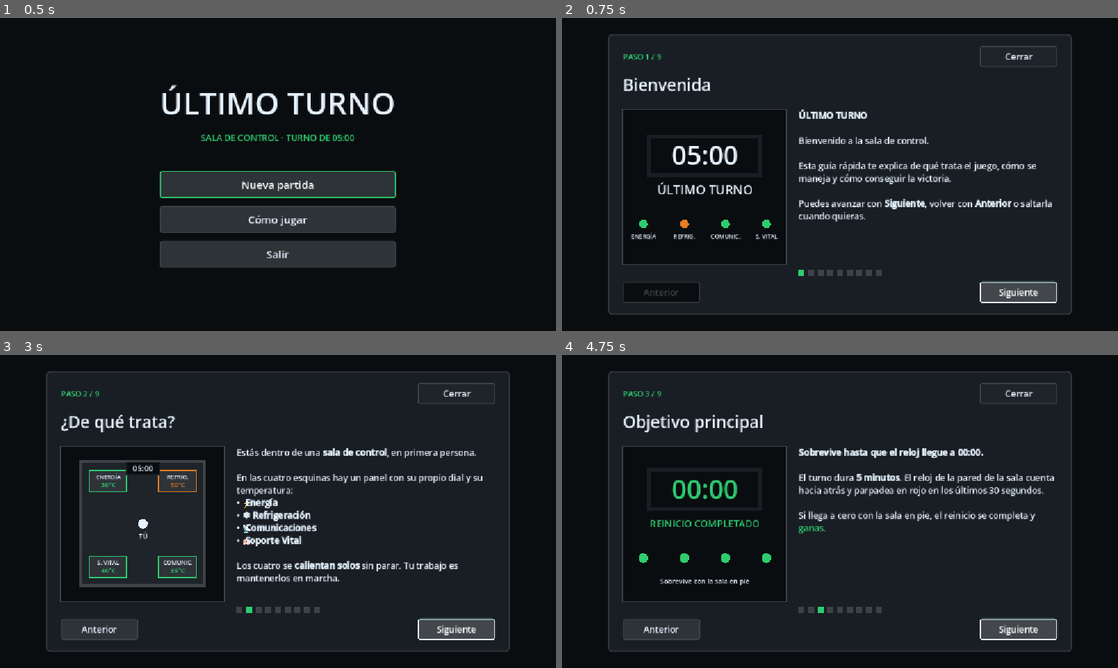
Above: before the commit, frames 1-4 (two rows, left to right).
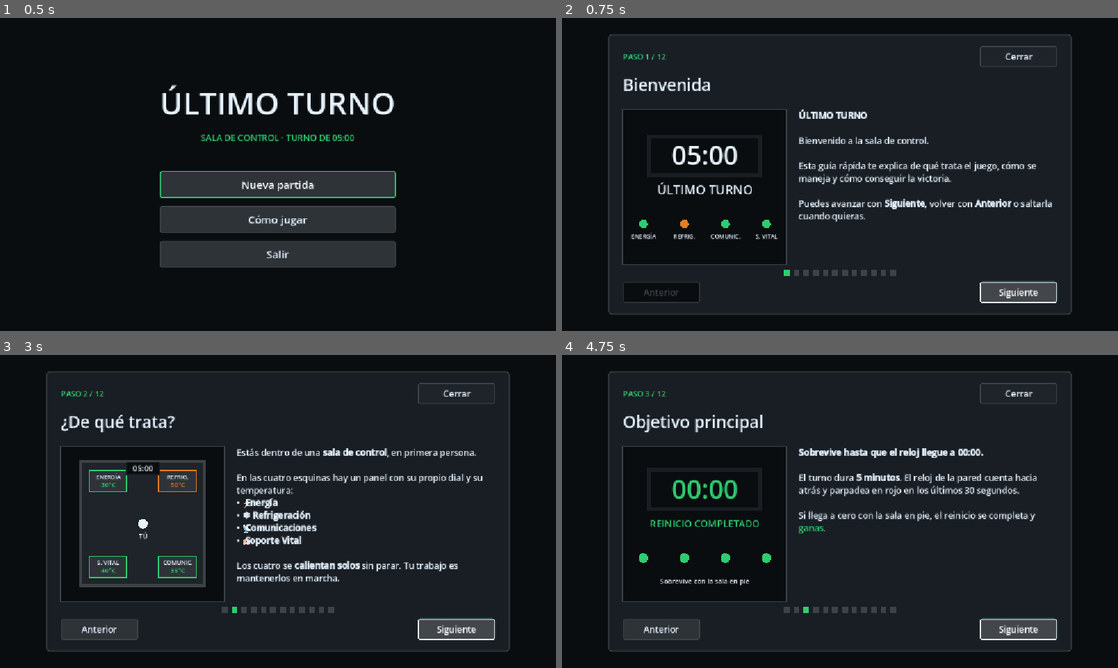
Above: after the commit, the same moments.

Repository: santiagotafur2026/ultimo-turno
Game: Godot game, scene res://menu.tscn
Same seed, same stepped clock (60 frames per second), same inputs: the game is played once before the commit and once after it.
Inputs (mouse positions are in pixels of both pictures, inside the frame that each line leads up to):
- Up to frame 1 (0.5 s): no input
- Up to frame 2 (0.75 s): click "Cómo jugar" at 0.5 s
- Up to frame 3 (3 s): click "Cerrar" at 1.25 s; click "Cómo jugar" at 2 s; click "Siguiente" at 2.75 s
- Up to frame 4 (4.75 s): click "Anterior" at 3.5 s; tap Enter at 4.25 s; move the mouse to (962, 495) at 4.27 s; press the mouse at (962, 495) at 4.28 s; hold D from 4.28 s (still down); tap Space at 4.52 s

Frame 1 is identical in both runs. In frame 2, 0.3% of the frame differs, in the area x 17-61%, y 11-83%; in frame 3, 0.3%; in frame 4, 1.2%, in the area x 17-89%, y 11-83%.

Commit message:
Añadir mecánicas de purga y tutorial
Añade un aturdimiento y efecto visual al fallar la purga crítica de enfriamiento. Amplía el tutorial con sanguijuelas térmicas, llave inglesa, extintor de CO₂ y nuevas instrucciones de juego.

Diff:
--- a/interactuar.gd
+++ b/interactuar.gd
@@ -207,6 +207,17 @@
 		zona_critica_max = zona_critica_min + 0.11
 		skill_check_resultado.emit(true, obj)
 		print(">>> ¡PURGA CRÍTICA EXITOSA en %s! -30°C de calor <<<" % obj.name)
+	else:
+		# ¡FALLO! Chispazo y aturdimiento
+		if pj != null and pj.has_method("aturdir"):
+			pj.aturdir(1.2)
+
+		var cam = get_viewport().get_camera_3d()
+		if cam and cam.has_method("sacudir"):
+			cam.sacudir(0.09, 0.45)
+
+		skill_check_resultado.emit(false, obj)
+		print(">>> ¡CHISPAZO POR FALLO DE TIMING! Jugador aturdido 1.2s <<<")
 
 func _cancelar_reinicio() -> void:
 	if esta_reiniciando or tiempo_reinicio > 0.0:
--- a/tutorial.gd
+++ b/tutorial.gd
@@ -136,7 +136,7 @@
 			"titulo": "Objetivo principal",
 			"ilustracion": "objetivo",
 			"texto": "[b]Sobrevive hasta que el reloj llegue a 00:00.[/b]\n\n"
-				+ "El turno dura [b]5 minutos[/b]. El reloj de la pared de la sala cuenta hacia atrás y parpadea en rojo en los últimos 30 segundos.\n\n"
+				+ "El turno dura [b]5 minutos[/b]. El reloj de la pared cuenta hacia atrás y parpadea en rojo en los últimos 30 segundos.\n\n"
 				+ "Si llega a cero con la sala en pie, el reinicio se completa y " + V + "ganas" + FIN + ".",
 		},
 		{
@@ -155,13 +155,14 @@
 				+ "[b]Shift[/b]: correr\n"
 				+ "[b]Clic izquierdo[/b] (mantener): enfriar el panel cercano\n"
 				+ "[b]Clic derecho[/b] (mantener): apuntar / acercar la vista\n"
-				+ "[b]E[/b] (mantener): reiniciar un panel apagado\n"
+				+ "[b]E[/b] (mantener): reiniciar un panel apagado / recoger herramienta\n"
+				+ "[b]Q[/b]: usar herramienta equipada (llave inglesa o extintor)\n"
 				+ "[b]F[/b]: pedir ayuda por radio\n"
 				+ "[b]Enter[/b]: reintentar cuando termina la partida\n"
 				+ "[b]Esc[/b]: liberar el cursor del ratón",
 		},
 		{
-			"titulo": "Mecánicas",
+			"titulo": "Mecánicas básicas",
 			"ilustracion": "mecanicas",
 			"texto": "[b]Colores del panel:[/b]\n"
 				+ V + "verde" + FIN + " menos de 50° · " + N + "naranja" + FIN + " desde 50° · " + R + "rojo" + FIN + " desde 90° (el LED parpadea).\n\n"
@@ -170,31 +171,66 @@
 				+ "[b]Alarmas:[/b] cada panel emite un sonido desde los 70°, más fuerte cuanto más se calienta.",
 		},
 		{
+			"titulo": "Purga crítica de enfriamiento",
+			"ilustracion": "mecanicas",
+			"texto": "Mientras mantienes el [b]clic izquierdo[/b] sobre un panel, aparece una " + V + "barra con un indicador en movimiento" + FIN + ".\n\n"
+				+ "• El indicador oscila de un lado a otro sobre la barra.\n"
+				+ "• Hay una " + V + "zona verde" + FIN + " marcada en la barra.\n\n"
+				+ "[b]¿Cómo funciona?[/b]\n"
+				+ "Suelta el clic en el momento exacto en que el indicador esté dentro de la " + V + "zona verde" + FIN + ".\n\n"
+				+ V + "✔ Acierto:" + FIN + " purga instantánea de [b]−30°C[/b] en ese panel.\n"
+				+ R + "✘ Fallo:" + FIN + " chispazo eléctrico — quedas [b]aturdido 1,2 segundos[/b] sin poder actuar.\n\n"
+				+ "La zona verde cambia de posición después de cada intento.",
+		},
+		{
+			"titulo": "Sanguijuelas térmicas",
+			"ilustracion": "mecanicas",
+			"texto": "Con el tiempo aparecen [b]sanguijuelas térmicas[/b]: pequeños parásitos que se adhieren al panel más caliente.\n\n"
+				+ "• Mientras están adheridas, " + R + "bloquean el enfriamiento normal" + FIN + " de ese panel y elevan su temperatura rápidamente.\n\n"
+				+ "[b]¿Cómo eliminarlas?[/b]\n"
+				+ "1. Recoge la [b]llave inglesa[/b] de la pared (pulsa [b]E[/b] cerca de su estación).\n"
+				+ "2. Acércate al panel afectado.\n"
+				+ "3. Pulsa [b]Q[/b] para golpear y destruir la sanguijuela.\n\n"
+				+ N + "⚠ Actúa rápido:" + FIN + " cuanto más tiempo permanezcan, más temperatura acumulan.",
+		},
+		{
+			"titulo": "Extintor de CO₂",
+			"ilustracion": "mecanicas",
+			"texto": "En la pared hay un [b]extintor de CO₂[/b] como recurso de emergencia.\n\n"
+				+ "• Recógelo pulsando [b]E[/b] cerca de su estación.\n"
+				+ "• Acércate a un panel en situación crítica y pulsa [b]Q[/b] para disparar una ráfaga.\n"
+				+ "• La ráfaga reduce [b]−35°C[/b] al instante en ese panel.\n\n"
+				+ N + "⚠ Solo tiene 3 cargas." + FIN + " Una vez agotado no se recarga durante la partida.\n\n"
+				+ "[b]Consejo:[/b] guárdalo para emergencias reales, cuando un panel está al límite y no tienes tiempo de enfriarlo a mano.",
+		},
+		{
 			"titulo": "Cómo ganar",
 			"ilustracion": "ganar",
 			"texto": "• [b]Vigila los diales[/b] y atiende primero el panel más caliente.\n\n"
 				+ "• [b]No esperes al 100°[/b]: enfría antes de que llegue al rojo.\n\n"
-				+ "• Un panel apagado se puede recuperar: [b]reinícialo pronto[/b], sobre todo Soporte Vital y Refrigeración.\n\n"
-				+ "• [b]F[/b] pide un soplado de emergencia que baja 20° a todos los paneles encendidos (llega 5 segundos después y solo se puede usar [b]una vez[/b]).\n\n"
-				+ "• Tu puntuación final suma integridad, vida y paneles que sigan encendidos.",
+				+ "• Usa la [b]purga crítica[/b] para bajar temperatura rápido cuando el panel está en zona peligrosa.\n\n"
+				+ "• [b]Elimina las sanguijuelas[/b] antes de que bloqueen el panel demasiado tiempo.\n\n"
+				+ "• Reserva el [b]extintor[/b] para situaciones críticas; úsalo con cabeza.\n\n"
+				+ "• [b]F[/b] pide un soplado de emergencia (−20° a todos) — solo se puede usar [b]una vez[/b].",
 		},
 		{
 			"titulo": "Qué debes evitar",
 			"ilustracion": "evitar",
 			"texto": R + "Perderás" + FIN + " si ocurre alguna de estas cosas:\n\n"
-				+ "• [b]Sala colapsada:[/b] cada panel que se apaga resta 20 de integridad. Al llegar a 0, se acaba.\n\n"
+				+ "• [b]Sala colapsada:[/b] cada panel que se apaga resta integridad. Al llegar a 0, se acaba.\n\n"
 				+ "• [b]Aire agotado:[/b] con Soporte Vital apagado tu vida baja sin parar.\n\n"
-				+ "• Dejar caer [b]Comunicaciones[/b]: no podrás pedir ayuda por radio.\n\n"
-				+ "• Dejar que se calienten todos a la vez: solo puedes enfriar el panel que tienes más cerca.",
+				+ "• [b]Fallo de purga crítica[/b] en mal momento: el aturdimiento puede costarte un panel.\n\n"
+				+ "• Dejar que se calienten todos a la vez: solo puedes enfriar el panel más cercano.",
 		},
 		{
 			"titulo": "¡A comenzar!",
 			"ilustracion": "comenzar",
 			"texto": "Ya sabes lo esencial:\n\n"
 				+ "• Aguanta [b]5 minutos[/b].\n"
-				+ "• [b]Enfría[/b] los paneles antes de que lleguen a 100°.\n"
-				+ "• [b]Reinicia[/b] los que se apaguen.\n"
-				+ "• Cuida Soporte Vital y Comunicaciones.\n\n"
+				+ "• [b]Enfría[/b] los paneles y usa la [b]purga crítica[/b] para bajar temperatura rápido.\n"
+				+ "• [b]Elimina sanguijuelas[/b] con la llave inglesa antes de que bloqueen el panel.\n"
+				+ "• Usa el [b]extintor[/b] solo en emergencias reales.\n"
+				+ "• [b]Reinicia[/b] los paneles apagados cuanto antes.\n\n"
 				+ V + "Pulsa el botón cuando estés listo." + FIN,
 		},
 	]
